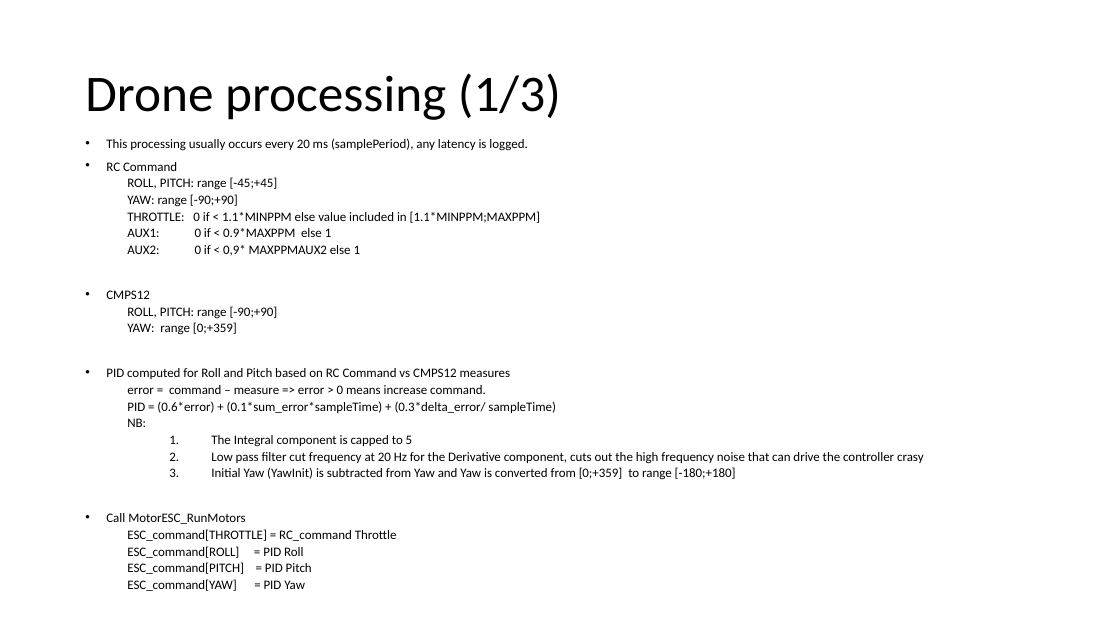
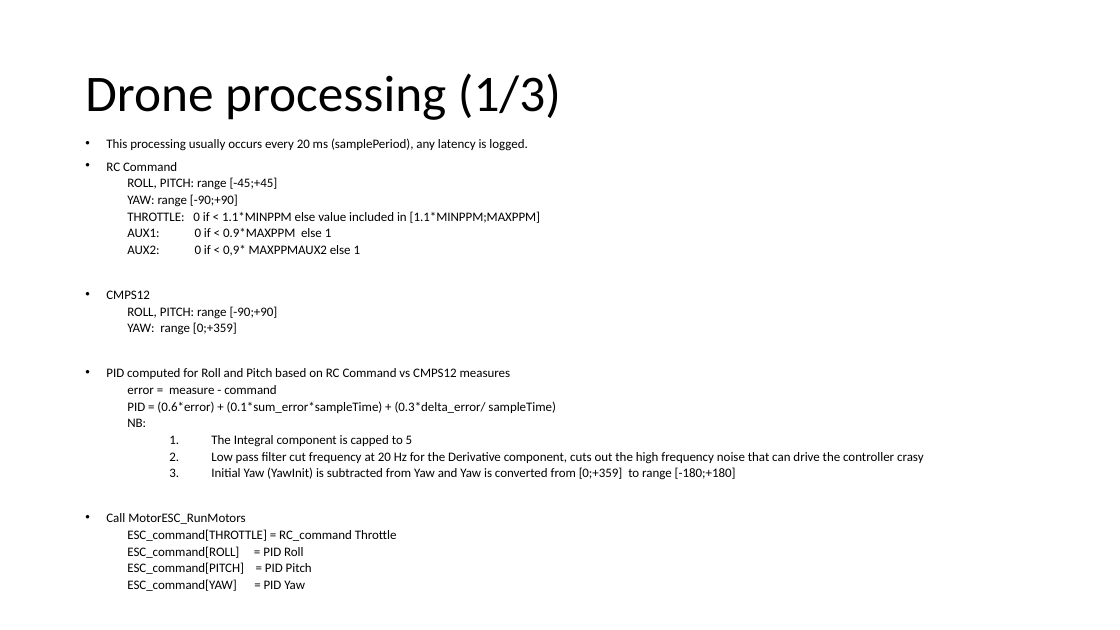
Before and after one commit to RobotEdh/RobotMicroControl, a slide deck: slide 7 of libraries/Diagramm Drone.pptx. Drawn at 1120x630 pixels with LibreOffice and Linux fonts; fonts in the diff are those of the drawing. Boxes give left, top, right and bottom in pixels: in the first picture for what was removed or moved away, otherwise in the second. Text is boxed around its words. In the diff, an @@ line names an element or a change of style, - is before the commit and + after.

```diff
--- a/libraries/Diagramm Drone.pptx
+++ b/libraries/Diagramm Drone.pptx
@@ text at (127, 385, 276, 394): text changed @@
-  error = command – measure => error > 0 means increase command.
+  error = measure - command
```
Also in this commit, not shown: 2 other slides changed, 1 slide added, 5 other files.
